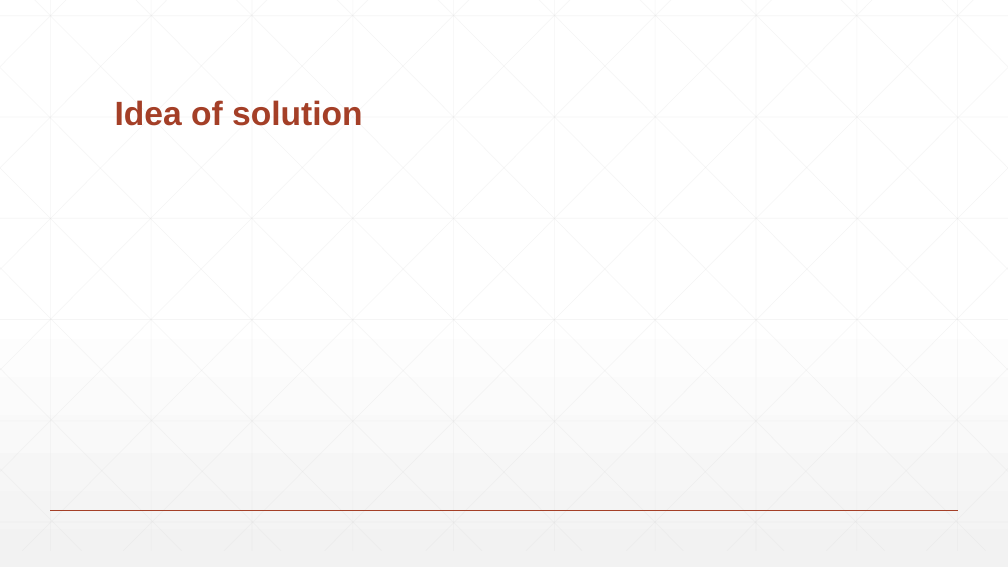
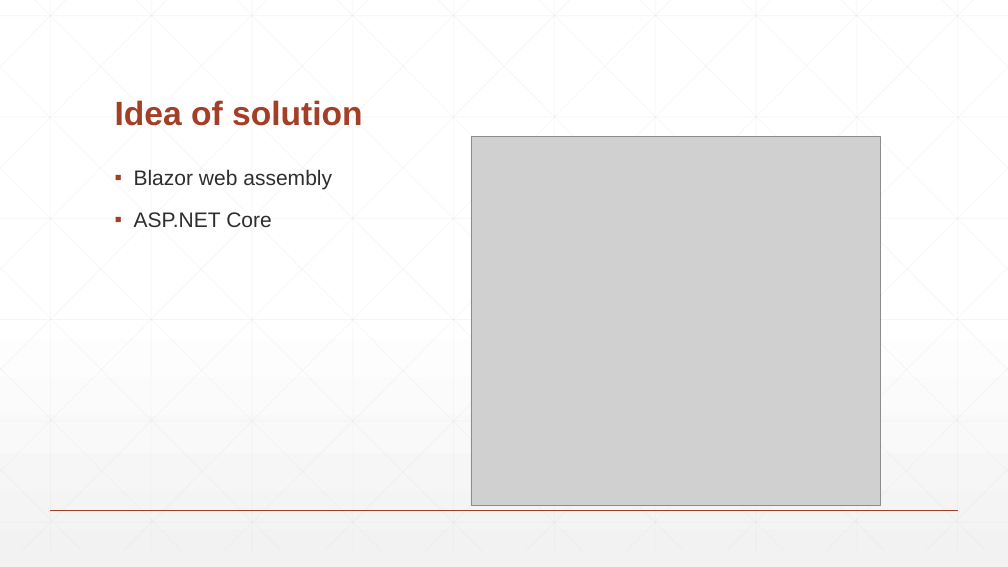
Before and after one commit to TomatorCZ/RemoteControllersOverInternet, a slide deck: slide 3 of Docs/Controllers over Internet.pptx. Drawn at 1008x567 pixels with LibreOffice and Linux fonts; fonts in the diff are those of the drawing; grey boxes stand for pictures. Boxes give left, top, right and bottom in pixels: in the first picture for what was removed or moved away, otherwise in the second. Text is boxed around its words. In the diff, an @@ line names an element or a change of style, - is before the commit and + after.

```diff
--- a/Docs/Controllers over Internet.pptx
+++ b/Docs/Controllers over Internet.pptx
@@ picture added at box(471, 136, 881, 506) @@
@@ text added at box(134, 169, 332, 228), 20 pt, text #2D2E2D @@
+▪ Blazor web assembly
+▪ ASP.NET Core
```
Also in this commit, not shown: 6 other slides changed, 1 slide added, 1 slide removed, 2 other files.
